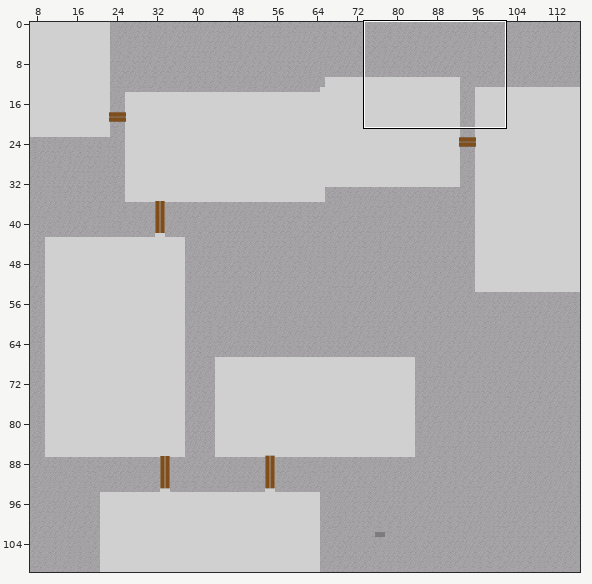
Level history. Tiled map (JSON): main/resources/worlds/RooftopMid.json. The picture above shows the old version from afar; the outline marks the close-up.
Close-up. The starting point:
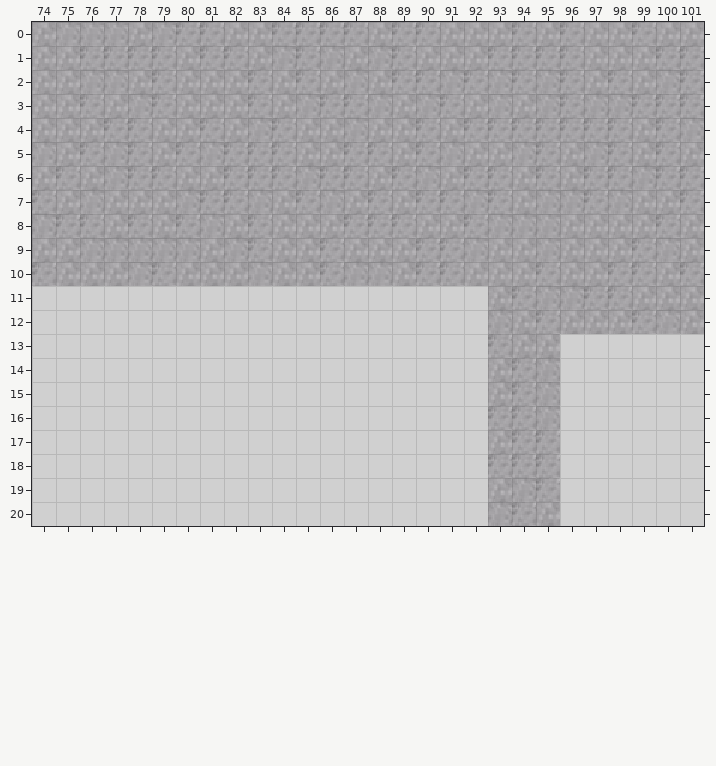
Cells are 16x16 px. Shown: x 74..101, y 0..20. The commit also changed other parts of the map, which this record leaves out.
New version:
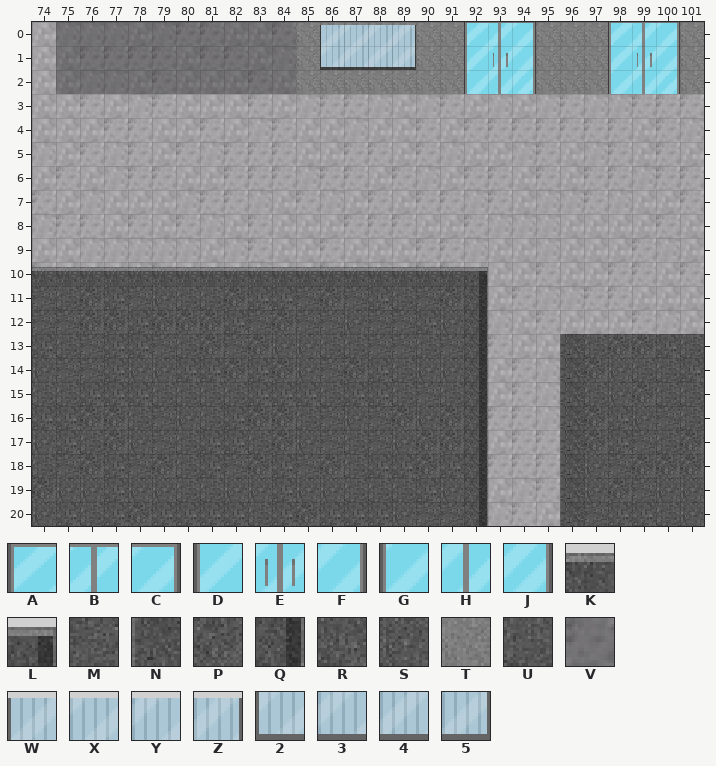
Key: from "Door_tilesheet": A 0, B 1, C 2, D 3, E 4, F 5, G 6, H 7, J 8; from "Roof": K 1, L 2, M 3, N 4, P 5, Q 6, R 7, S 11, T 12, U 15; from "Shadow": V 2; from "Window4_tilesheet": W 0, X 1, Y 2, Z 3, 2 4, 3 5, 4 6, 5 7.
_ is an empty cell.
Tiles of an added or newly shown layer are drawn over the layers below it.
See-through tiles are keyed as they look on the map.
Edits made:
Layer "Ground 1" (now shown):
y 0..2: x 85..92 ________ -> TTTTTTTT; x 94..98 _____ -> TTTTT; x 100..101 __ -> TT
y 10: x 74..92 ___________________ -> KKKKKKKKKKKKKKKKKKL
y 11: x 74..92 ___________________ -> MUPRMSUUPRRMPMRUMPQ
y 12: x 74..92 ___________________ -> MMPPRPPPRMPMMSMMRSQ
y 13: x 74..92 ___________________ -> RUMRRMUPMPSSUUMMUMQ; x 96..101 ______ -> NUPPRU
y 14: x 74..92 ___________________ -> SMMRSSRRPRPSMPRUSSQ; x 96..101 ______ -> NPSUUR
y 15: x 74..92 ___________________ -> UURRRUUUURRRURRUMUQ; x 96..101 ______ -> NUSPUU
y 16: x 74..92 ___________________ -> RRPPUMSURPPUMSMPSPQ; x 96..101 ______ -> NPRSMU
y 17: x 74..92 ___________________ -> SRUPSMURRUPSMUMSPPQ; x 96..101 ______ -> NPRMUP
y 18: x 74..92 ___________________ -> UMPRMPURMPRMPURRPRQ; x 96..101 ______ -> NSMPPP
y 19: x 74..92 ___________________ -> PSSRSSUUSSRSSUUURSQ; x 96..101 ______ -> NSPMSS
y 20: x 74..92 ___________________ -> SRURPRRRRURPRRRSMMQ; x 96..101 ______ -> NMRRUS
Layer "windows2" (now shown):
y 0: x 86..89 ____ -> WXYZ
y 1: x 86..89 ____ -> 2345
Layer "Shadows" (now shown):
y 0..2: x 75..84 __________ -> VVVVVVVVVV
Layer "Windows" (now shown):
y 0: x 92..94 ___ -> ABC; x 98..100 ___ -> ABC
y 1: x 92..94 ___ -> DEF; x 98..100 ___ -> DEF
y 2: x 92..94 ___ -> GHJ; x 98..100 ___ -> GHJ
Where, in picture pixels (left, top, right, bottom), the same in both close-ups:
added: (56, 22, 704, 94)
added: (32, 267, 488, 526)
added: (560, 334, 704, 526)
